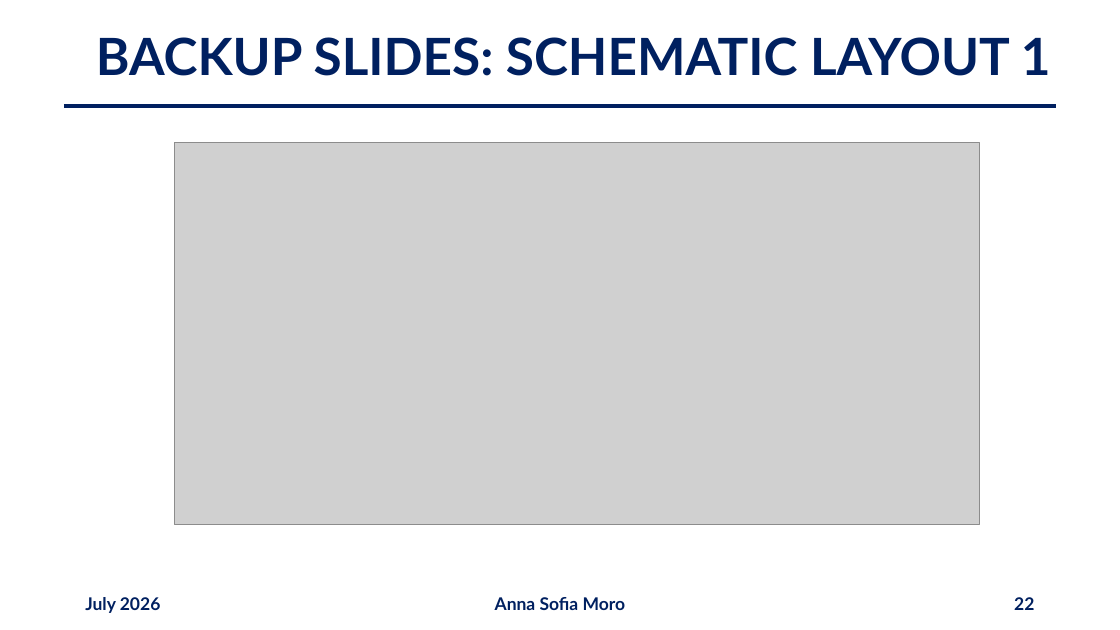
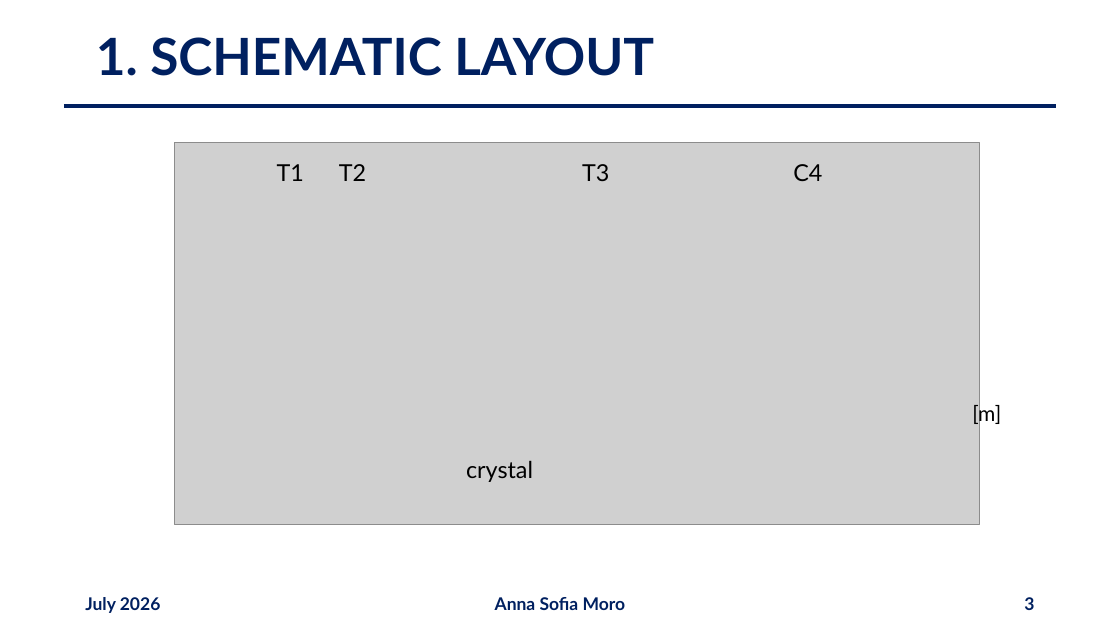
Before and after one commit to annaasofia/tesi, a slide deck: slide 3 of slides/week4.pptx (slide 22 before the commit). Drawn at 1120x630 pixels with LibreOffice and Linux fonts; fonts in the diff are those of the drawing; grey boxes stand for pictures. Boxes give left, top, right and bottom in pixels: in the first picture for what was removed or moved away, otherwise in the second. Text is boxed around its words. In the diff, an @@ line names an element or a change of style, - is before the commit and + after.

```diff
--- a/slides/week4.pptx
+++ b/slides/week4.pptx
@@ title at (x1=96, y1=37, x2=654, y2=76): text changed @@
-BACKUP SLIDES: SCHEMATIC LAYOUT 1
+1. SCHEMATIC LAYOUT
@@ text added at (x1=277, y1=164, x2=304, y2=181), 20 pt, text #000000 @@
+T1
@@ text added at (x1=339, y1=164, x2=366, y2=181), 20 pt, text #000000 @@
+T2
@@ text added at (x1=582, y1=164, x2=609, y2=181), 20 pt, text #000000 @@
+T3
@@ text added at (x1=793, y1=164, x2=822, y2=181), 20 pt, text #000000 @@
+C4
@@ text added at (x1=972, y1=403, x2=1001, y2=426), 18 pt, text #000000 @@
+[m]
@@ text added at (x1=466, y1=461, x2=533, y2=482), 20 pt, text #000000 @@
+crystal
@@ page number at (x1=1024, y1=597, x2=1034, y2=610): text changed @@
-22
+3
```
Also in this commit, not shown: 2 other slides changed, 1 slide added, 1 other file.
